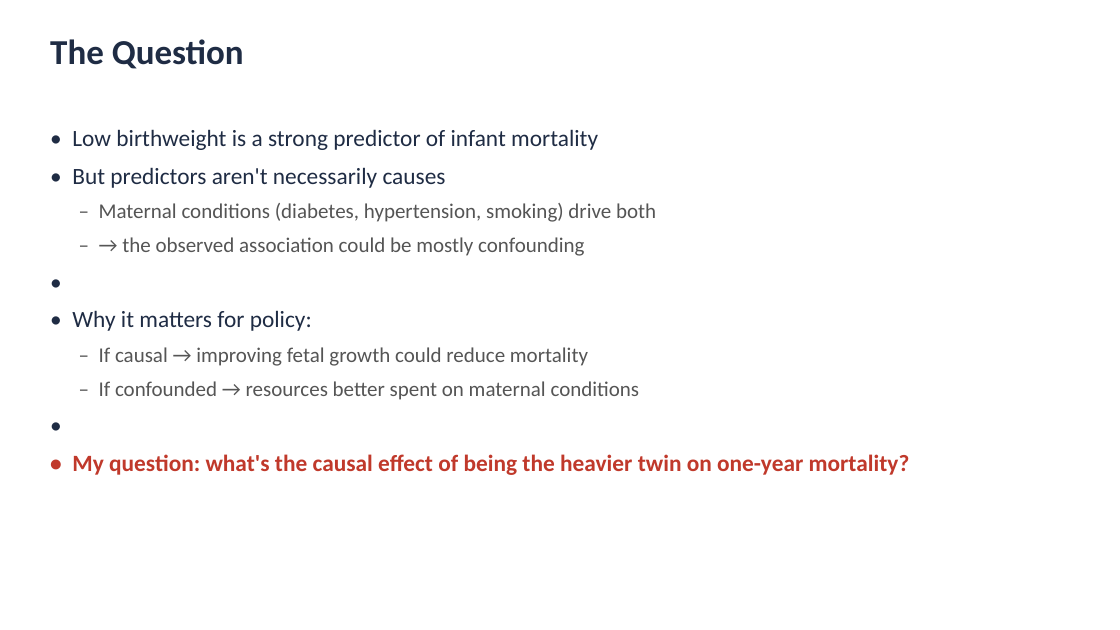
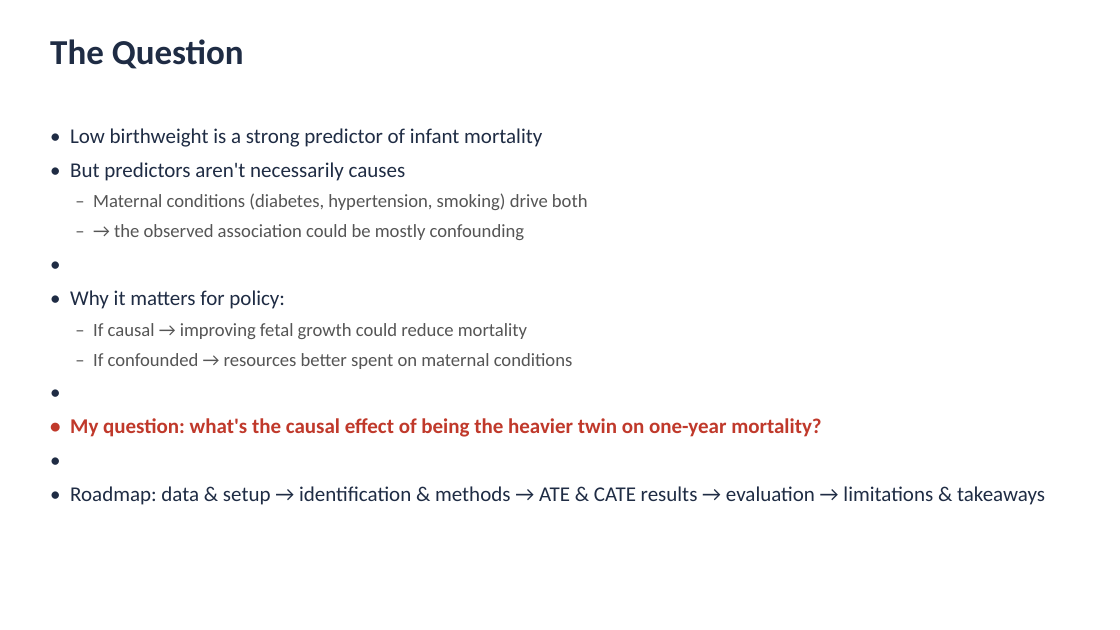
Before and after one commit to yamashann/twins-cate-project, a slide deck: slide 2 of presentation/Twins CATE Presentation.pptx. Drawn at 1120x630 pixels with LibreOffice and Linux fonts; fonts in the diff are those of the drawing. Boxes give left, top, right and bottom in pixels: in the first picture for what was removed or moved away, otherwise in the second. Text is boxed around its words. In the diff, an @@ line names an element or a change of style, - is before the commit and + after.

```diff
--- a/presentation/Twins CATE Presentation.pptx
+++ b/presentation/Twins CATE Presentation.pptx
@@ text at (70, 128, 821, 437): size 20 to 18 pt in "• Low birthweight is a strong predictor ...", "• But predictors aren't necessarily causes", "•", "• Why it matters for policy:" and 2 more places; size 18 to 16 pt in "– Maternal conditions (diabetes, hypertension, smoking) driv ...", "– → the observed association could be ...", "– If causal → improving fetal growth ...", "– If confounded → resources better spent ..." @@
@@ text at (70, 486, 1045, 505): paragraphs added @@
+•
+• Roadmap: data & setup → identification & methods → ATE & CATE results → evaluation → limitations & takeaways
```
Also in this commit, not shown: 1 other slide changed, 1 slide added, 3 other files.
